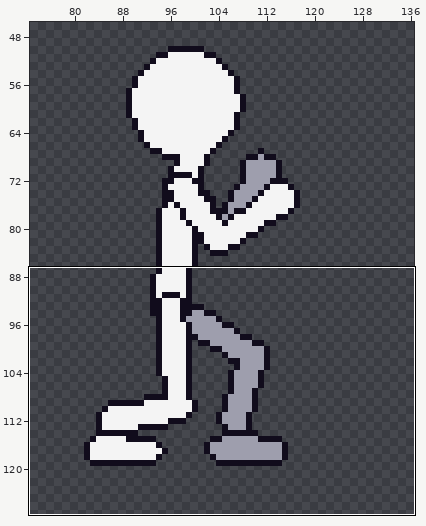
Pixel-art file -- art/stickman/death_back.aseprite. Above: a wide view before the commit, with the close-up outlined.
Close-up. As it was:
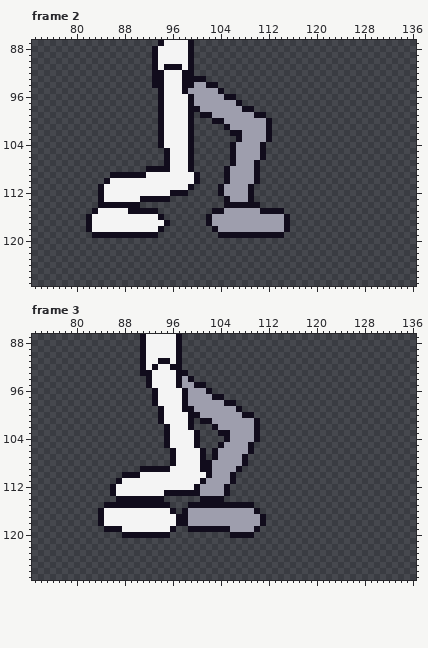
192x128 pixels, 13 frames. Shown: frame 2: x 73..136, y 87..127; frame 3: x 73..136, y 87..127. The wide view leaves out empty margins. The commit also changed other frames or places, which this record leaves out.
Once edited:
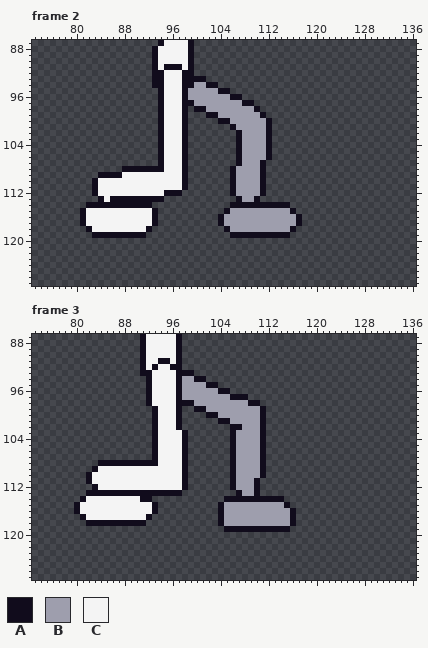
Palette (. is transparent): A #110c1c  B #9e9ead  C #f4f4f4
The edit:
Frame 2:
y 95: x 105 . -> A
y 96: x 98..99 CA -> AB; x 105 A -> B; x 107 . -> A
y 97: x 98 C -> A; x 107..109 A.. -> BAA
y 98: x 98..99 CA -> A.; x 101 B -> A; x 108..110 AA. -> BBA
y 99: x 98..99 CA -> A.; x 101 A -> .; x 103 B -> A; x 110 A -> B
y 100: x 98..99 CA -> A.; x 103 A -> .; x 105 B -> A
y 101: x 98..99 CA -> A.; x 105..106 AB -> .A
y 102: x 98..99 CA -> A.; x 106 A -> .
y 103: x 98..99 CA -> A.
y 104: x 98..99 CA -> A.; x 106..107 AB -> .A; x 111..112 A. -> BA
y 105..106: x 94..95 .A -> AC; x 98..99 CA -> A.; x 106..107 AB -> .A; x 111..112 A. -> BA
y 107: x 94..95 .A -> AC; x 98..99 CA -> A.; x 106..107 AB -> .A; x 110..111 A. -> BA
y 108: x 88..91 .... -> AAAA; x 95 A -> C; x 98..99 CA -> A.; x 105..106 AB -> .A; x 110..111 A. -> BA
y 109: x 84..85 .. -> AA; x 88..91 AAAA -> CCCC; x 98..100 CCA -> A..; x 105..106 AB -> .A; x 110..111 A. -> BA
y 110: x 83..85 ..A -> ACC; x 98..100 CCA -> A..; x 105..106 AB -> .A; x 110..111 A. -> BA
y 111: x 83..84 .A -> AC; x 98..99 CA -> A.; x 104..106 ABB -> ..A; x 109..111 A.. -> BBA
y 112: x 83..84 .A -> AC; x 95 C -> A; x 98 A -> .; x 104..106 ABB -> ..A; x 109..111 A.. -> BBA
y 113: x 86..90 CCCCC -> AAAAA; x 95 A -> .; x 105..107 ABB -> ..A; x 109..110 A. -> BA
y 114: x 82..83 .. -> AA; x 91..92 .. -> AA; x 105 A -> .; x 111..115 ..... -> AAAAA
y 115: x 81..83 ..A -> ACC; x 89..92 AAAA -> CCCC; x 103..105 AAB -> ..A; x 111..116 AAAA.. -> BBBBBA
y 116: x 81..82 .A -> AC; x 93..94 CA -> A.; x 102..104 ABB -> ..A; x 115..117 A.. -> BBA
y 117: x 81..82 .A -> AC; x 93..95 CCA -> A..; x 102..104 ABB -> ..A; x 115..117 A.. -> BBA
y 118: x 92..94 CCA -> A..; x 103..105 ABB -> ..A; x 115..116 A. -> BA
y 119: x 92..93 AA -> ..; x 104..105 AA -> ..; x 115 . -> A
Frame 3:
y 93: x 99 . -> A
y 94: x 99..101 A.. -> BAA
y 95: x 100..103 AA.. -> BBAA
y 96: x 92..93 .A -> AC; x 97..98 CA -> AB; x 102..105 A... -> BBAA
y 97: x 92..93 .A -> AC; x 97..98 CA -> AB; x 103..108 AA.... -> BBBAAA
y 98: x 92..93 .A -> AC; x 97 C -> A; x 99 B -> A; x 105..110 AA.... -> BBBBAA
y 99: x 93..94 .A -> AC; x 97..101 CAABB -> A..AA; x 107..111 A.... -> BBBBA
y 100: x 93..94 .A -> AC; x 97..103 CCAABBB -> A....AA; x 108..111 AA.. -> BBBA
y 101: x 93..94 .A -> AC; x 97..99 CCA -> A..; x 101..105 AABBB -> ...AA; x 110..111 A. -> BA
y 102: x 93..95 ..A -> ACC; x 97..99 CCA -> A..; x 103..107 ABBBB -> ...AA; x 110..111 A. -> BA
y 103: x 93..95 ..A -> ACC; x 98..100 CCA -> A..; x 104..106 AAB -> ..A; x 110..111 A. -> BA
y 104: x 93..95 ..A -> ACC; x 98..100 CCA -> A..; x 105..106 AB -> .A; x 110..111 A. -> BA
y 105: x 93..95 ..A -> ACC; x 98..100 CCA -> A..; x 104..106 ABB -> ..A; x 109..111 A.. -> BBA
y 106: x 93..96 ...A -> ACCC; x 98..101 CCCA -> A...; x 103..106 ABBB -> ...A; x 109..111 A.. -> BBA
y 107: x 93..96 ...A -> ACCC; x 98..101 CCCA -> A...; x 103..106 ABBB -> ...A; x 108..111 A... -> BBBA
y 108: x 84..96 ............A -> AAAAAAAAAACCC; x 98..106 CCCAABBBB -> A.......A; x 108..111 A... -> BBBA
y 109: x 83..95 ........AAAAA -> ACCCCCCCCCCCC; x 98..111 CCCAABBBBA.... -> A.......ABBBBA
y 110: x 82..90 ......AAA -> ACCCCCCCC; x 98..105 CCCCABBB -> A.......; x 107..111 ..... -> BBBBA
y 111: x 82..87 .....A -> ACCCCC; x 98..105 CCCABBBB -> A.......; x 107..110 .... -> BBBA
y 112: x 83..86 ...A -> ACCC; x 98..110 CCABBBBA..... -> A.......ABBBA
y 113: x 82..85 .... -> AAAA; x 87..94 CCCCCCCC -> AAAAAAAA; x 98..105 AAABBBBA -> ........; x 107..110 .... -> ABBA
y 114: x 81..90 ......AAAA -> ACCCCCCCCC; x 93..94 AA -> ..; x 101..114 AAAA.......... -> ....AAAAAAAAAA
y 115: x 80..92 .....AAAAAAAA -> ACCCCCCCCCCCC; x 94..95 AA -> ..; x 99..103 AAAAA -> .....; x 105..115 AAAAA...... -> BBBBBBBBBBA
y 116: x 80..84 ....A -> ACCCC; x 93..96 CCCA -> A...; x 98..104 ABBBBBB -> ......A; x 110..116 A...... -> BBBBBBA
y 117: x 81..84 ...A -> ACCC; x 92..104 CCCCCAABBBBBB -> A...........A; x 111..116 A..... -> BBBBBA
y 118: x 82..83 .. -> AA; x 85..104 CCCCCCCCCCCCAABBBBBB -> AAAAAAA............A; x 111..116 A..... -> BBBBBA
y 119: x 85..96 AAACCCCCCCCA -> ............; x 99..104 AAAAAA -> ......; x 106..109 BBBB -> AAAA; x 111..115 ..... -> AAAAA
y 120: x 88..95 AAAAAAAA -> ........; x 106..109 AAAA -> ....
Changed places in both close-ups, as pixel boxes (x1, y1, x2, y2):
changed: (80, 88, 302, 238)
changed: (74, 370, 296, 538)
